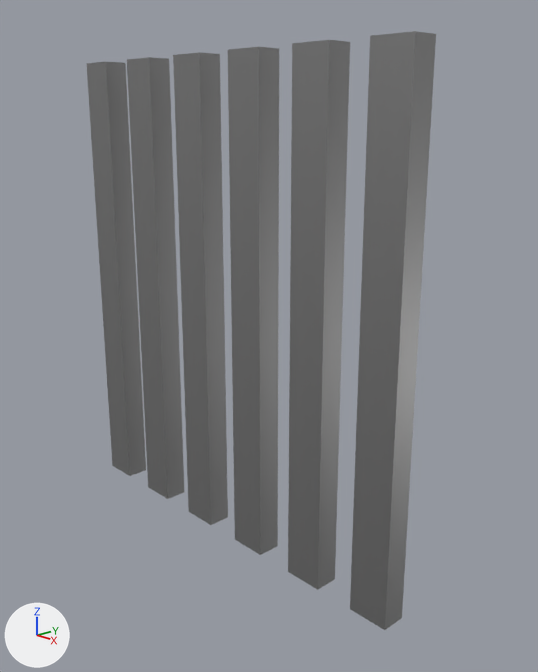
An edit to the Blender file Program/Ψ/Data/Fence/Fence.blend, drawn before and after from the same camera.
The view is the same before and after, from a 50 mm camera at (4.56, -3.82, 3.53) aimed at (0.27, 0.21, 1.81). Arrows for +X, +Y and +Z are at lower left; the lights stay in place.
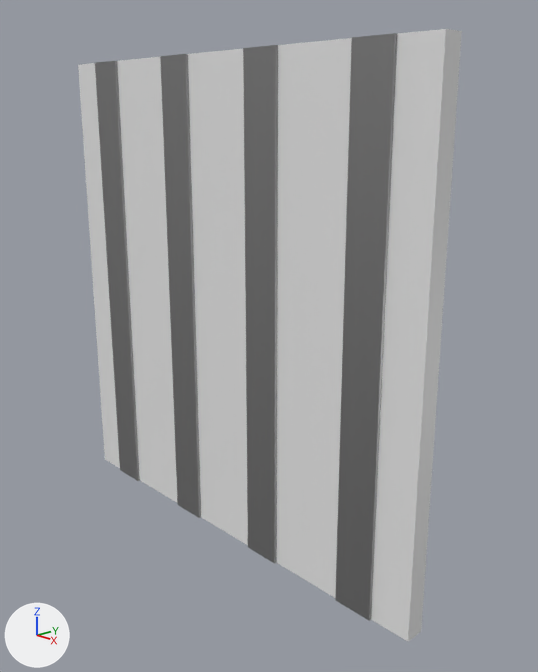
The change, as a list of edits to the scene's bpy script:
```text
Add mat_material:
    mat_material = principled_material('Material')
    mat_material.base_color = (0.8, 0.8, 0.8)  # white #e7e7e7
Change me_cube_001:
    where me_cube_001.from_pydata(...)  # 48 vertices, 36 faces; spans x -0.85..0.85, y -1.0..1.0, z -1.0..1.0
    used by ob_cube; location = (0.0, 0.0, 2.0); scale = (2.14, 0.1, 2.0)
    me_cube_001 part 1: the loose piece of 8 vertices spanning x 0.69..0.85, y -1.0..1.0, z -1.0..1.0 is moved by (-0.07, 0.0, 0.0)
    me_cube_001 part 2: the loose piece of 8 vertices spanning x 0.08..0.23, y -1.0..1.0, z -1.0..1.0 is moved by (0.08, 0.0, 0.0)
    me_cube_001 part 3: the loose piece of 8 vertices spanning x -0.23..-0.08, y -1.0..1.0, z -1.0..1.0 is moved by (-0.08, 0.0, 0.0)
    me_cube_001 part 4: the loose piece of 8 vertices spanning x -0.85..-0.69, y -1.0..1.0, z -1.0..1.0 is moved by (0.07, 0.0, 0.0)
    me_cube_001 part 5: the loose piece of 8 vertices spanning x 0.38..0.54, y -1.0..1.0, z -1.0..1.0 is deleted
    me_cube_001 part 6: the loose piece of 8 vertices spanning x -0.54..-0.38, y -1.0..1.0, z -1.0..1.0 is deleted
Add me_cube:
    me_cube.from_pydata(...)  # a box spanning x -1.0..1.0, y -1.0..1.0, z -1.0..1.0
    me_cube.materials.append(mat_material)  # white #e7e7e7
Add ob_cube_001:
    ob_cube_001 = bpy.data.objects.new('Cube.001', me_cube)
    ob_cube_001.location = (0.0, 0.0, 2.0)
    ob_cube_001.scale = (2.0, 0.0787, 2.0)
```

Location of each change, (x1, y1, x2, y2) in pixels of the pictures (538 x 672 px; the box of a moved part takes in the faces that stretch with it):
'Cube', reshaped (13% narrower)
    before: (87, 31, 436, 630)
    after: (95, 33, 397, 621)
'Cube.001', added
    after: (78, 29, 462, 641)
part 1 of me_cube_001, moved or reshaped
    before: (350, 31, 436, 630)
    after: (335, 33, 397, 621)
part 2 of me_cube_001, moved or reshaped
    before: (228, 47, 279, 555)
    after: (243, 45, 278, 564)
part 3 of me_cube_001, moved or reshaped
    before: (173, 52, 228, 525)
    after: (160, 54, 201, 518)
part 4 of me_cube_001, moved or reshaped
    before: (87, 62, 146, 476)
    after: (95, 61, 140, 481)
part 5 of me_cube_001, deleted
    before: (288, 40, 350, 590)
part 6 of me_cube_001, deleted
    before: (127, 57, 184, 499)
